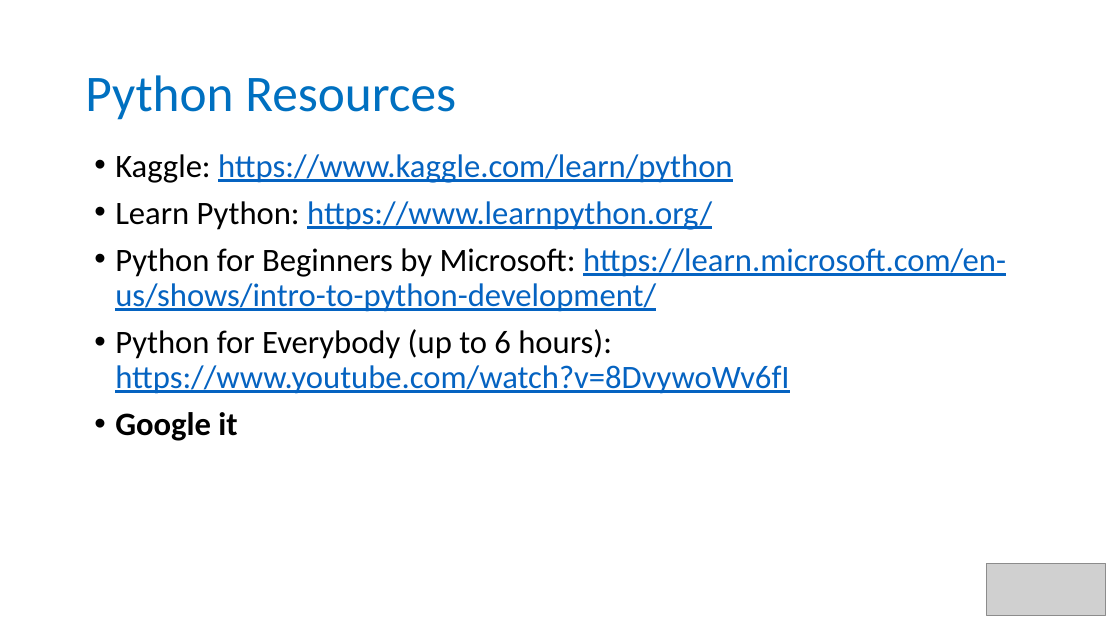
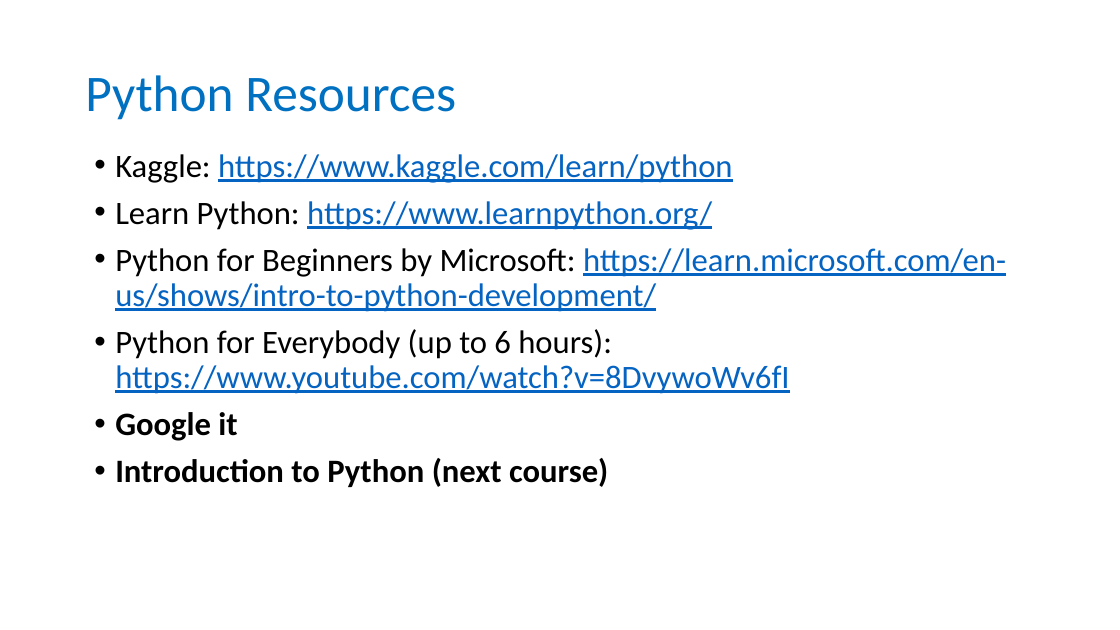
Before and after one commit to tianzheng4/tianzheng4.github.io, a slide deck: slide 21 of _umkc-teaching/slides/Lecture1 - Introduction.pptx (slide 20 before the commit). Drawn at 1120x630 pixels with LibreOffice and Linux fonts; fonts in the diff are those of the drawing; grey boxes stand for pictures. Boxes give left, top, right and bottom in pixels: in the first picture for what was removed or moved away, otherwise in the second. Text is boxed around its words. In the diff, an @@ line names an element or a change of style, - is before the commit and + after.

Commit message:
update lecture

```diff
--- a/_umkc-teaching/slides/Lecture1 - Introduction.pptx
+++ b/_umkc-teaching/slides/Lecture1 - Introduction.pptx
@@ text at box(115, 458, 608, 487): paragraph added @@
+• Introduction to Python (next course)
@@ picture removed at box(987, 564, 1106, 616) @@
```
Also in this commit, not shown: 2 slides added, 3 other files.
